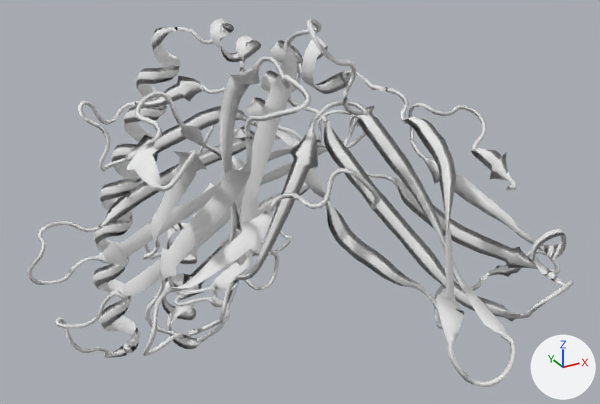
What one commit did to the Blender file models/ribbon/src/2VAA.blend.
Both versions are drawn from a 50 mm camera at (-43.5, -81.3, 43.7) aimed at (1.3, 0.2, 3.0). Every picture has the same lights, and +X, +Y and +Z are marked at lower right.

Names of what the first picture shows: 'blue', 'green', 'grey', 'lime', 'magenta', 'teal'.
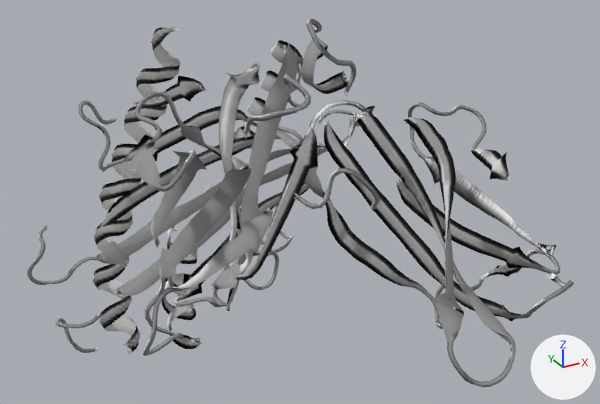
Where the newer file only moved an object's origin or applied its transform, the numbers keep the older frame.

Changed parts and their boxes [x1, y1, x2, y2] in the pictures (600 x 404 px; the box of a moved part takes in the faces that stretch with it):
'lime', surface changed: [96, 43, 556, 345] in both
'magenta', surface changed: [93, 27, 350, 355] in both
'teal', surface changed: [27, 19, 574, 387] in both
'grey', hidden: before [45, 27, 516, 358]
'blue', hidden: before [210, 18, 567, 279]
'green', hidden: before [186, 84, 552, 331]
part 2 of me_vmd_mol0_rep0_003, cut back: before [99, 27, 400, 355]
part 3 of me_vmd_mol0_rep0_007, moved or reshaped: before [541, 245, 556, 256]; after [541, 245, 556, 257]

Patch to the scene script:
```diff
--- a/models/ribbon/src/2VAA.blend.py
+++ b/models/ribbon/src/2VAA.blend.py
@@ mat_blue @@
 mat_blue = diffuse_material('blue')
-mat_blue.base_color = (0.8, 0.8, 0.8)  # white #e7e7e7
+mat_blue.texture = img_2vaa_blue_png
@@ mat_green @@
 mat_green = diffuse_material('green')
-mat_green.base_color = (0.8, 0.8, 0.8)  # white #e7e7e7
+mat_green.texture = img_2vaa_green_png
@@ mat_grey @@
 mat_grey = diffuse_material('grey')
-mat_grey.base_color = (0.8, 0.8, 0.8)  # white #e7e7e7
+mat_grey.texture = img_2vaa_grey_png
@@ mat_magenta @@
 mat_magenta = diffuse_material('magenta')
-mat_magenta.base_color = (0.8, 0.8, 0.8)  # white #e7e7e7
+mat_magenta.texture = img_2vaa_magenta_png
@@ mat_lime @@
 mat_lime = diffuse_material('lime')
-mat_lime.base_color = (0.8, 0.8, 0.8)  # white #e7e7e7
+mat_lime.texture = img_2vaa_lime_png
@@ mat_teal @@
 mat_teal = diffuse_material('teal')
-mat_teal.base_color = (0.8, 0.8, 0.8)  # white #e7e7e7
+mat_teal.texture = img_2vaa_teal_png
@@ me_vmd_mol0_rep0_015 @@
 me_vmd_mol0_rep0_015.from_pydata(...)  # 129 vertices, 237 faces; spans x 7.7..30.2, y -27.8..25.0, z 3.4..21.7
 # used by ob_blue; parent = ob_2vaa; location = (-9.874, -0.227, 0.307); rotation_euler = (0.0, 0.0725, 0.0), in degrees (0, 4.2, 0)
+# me_vmd_mol0_rep0_015 part 1: the whole mesh is turned -4.2 degrees about the y axis through its middle, then moved by (8.9, 0.2, 1.8)
 me_vmd_mol0_rep0_015.materials.append(mat_blue)
@@ me_vmd_mol0_rep0_003 @@
 # used by ob_grey; parent = ob_2vaa; location = (-9.874, -0.227, 0.307); rotation_euler = (0.0, 0.0725, 0.0), in degrees (0, 4.2, 0)
-me_vmd_mol0_rep0_003.from_pydata(...)  # 837 vertices, 1401 faces; spans x -16.2..28.5, y -21.9..35.7, z -24.7..26.3
+me_vmd_mol0_rep0_003.from_pydata(...)  # 810 vertices, 1350 faces; spans x -16.2..28.5, y -21.9..35.7, z -24.7..26.3
+# me_vmd_mol0_rep0_003 part 2
+# 27 vertices are removed from x -1.4..28.5, y 4.1..25.1, z -14.2..7.4
+# 144 faces are deleted
+# 93 new faces join them
 me_vmd_mol0_rep0_003.materials.append(mat_grey)
@@ me_vmd_mol0_rep0_007 @@
 # used by ob_lime; parent = ob_2vaa; location = (-9.874, -0.227, 0.307); rotation_euler = (0.0, 0.0725, 0.0), in degrees (0, 4.2, 0)
-me_vmd_mol0_rep0_007.from_pydata(...)  # 2589 vertices, 4971 faces; spans x -13.2..34.6, y -32.1..25.5, z -20.6..24.4
+me_vmd_mol0_rep0_007.from_pydata(...)  # 2595 vertices, 4974 faces; spans x -13.2..34.6, y -32.1..25.5, z -20.6..24.4
+# me_vmd_mol0_rep0_007 part 3
+# 9 faces are deleted
+# 6 vertices are added at (29.1, -22.8, 3.8), (28.2, -23.5, 4.1), (30.1, -22.3, 4.3), (29.5, -23.4, 3.8), (28.5, -23.9, 3.8), (30.2, -22.9, 4.6)
+# 12 new faces join them
 me_vmd_mol0_rep0_007.materials.append(mat_lime)
@@ ob_blue @@
 ob_blue.rotation_euler = (0.0, 0.0725, 0.0)  # degrees (0, 4.2, 0)
+ob_blue.hide_viewport = True
@@ ob_green @@
 ob_green.rotation_euler = (0.0, 0.0725, 0.0)  # degrees (0, 4.2, 0)
+ob_green.hide_viewport = True
@@ ob_grey @@
 ob_grey.rotation_euler = (0.0, 0.0725, 0.0)  # degrees (0, 4.2, 0)
+ob_grey.hide_viewport = True
```
